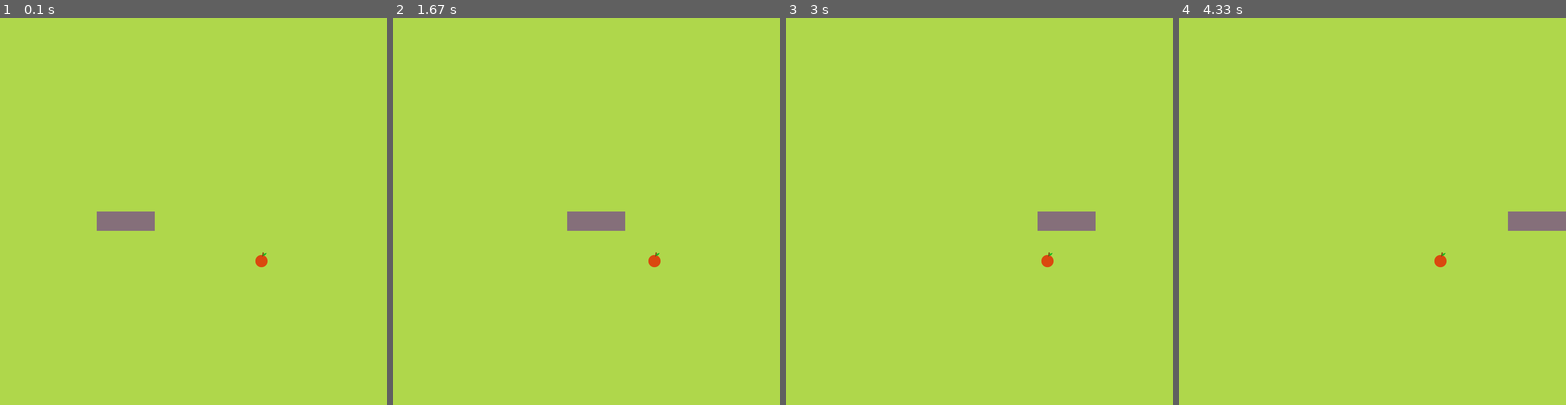
Above: before the commit, frames 1-4 (left to right).
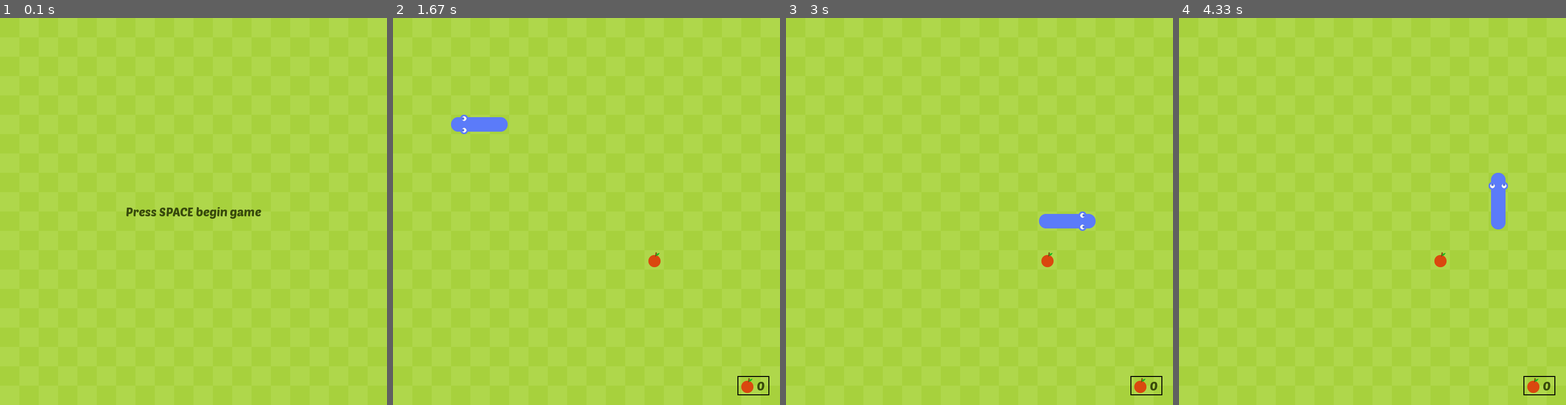
Above: after the commit, the same moments.

Repository: idloneal/pygame
Game: pygame game, started from 学习/221208贪吃蛇/贪吃蛇.py
Same seed, same stepped clock (60 frames per second), same inputs: the game is played once before the commit and once after it.
Inputs:
- Up to frame 1 (0.1 s): no input
- Up to frame 2 (1.67 s): tap Space at 0.33, 1.4 s; tap W at 0.67 s; tap A at 1 s; hold Right from 1.33 s (still down)
- Up to frame 3 (3 s): tap Space at 1.7, 1.9, 2.2, 2.4, 2.7 s; release Right at 1.8 s; hold W 1.83-2.3 s
- Up to frame 4 (4.33 s): tap Space at 3.47, 3.8, 4.1, 4.23 s; hold A 3.73-4.13 s; hold Up from 4.17 s (still down)

The runs differ from the first frame. In frame 1, 1.2% of the frame differs, in the area x 25-70%, y 48-65%; in frame 2, 1.5%, in the area x 15-98%, y 25-98%; in frame 3, 0.9%; in frame 4, 1.5%.

Commit message:
贪吃蛇

Diff:
--- a/学习/221208贪吃蛇/贪吃蛇.py
+++ b/学习/221208贪吃蛇/贪吃蛇.py
@@ -1,3 +1,4 @@
+import os
 import sys
 import pygame
 import random
@@ -7,15 +8,79 @@
 class SNAKE:
     def __init__(self):
         self.body = [Vector2(7, 10), Vector2(6, 10), Vector2(5, 10)]
-        self.direction = Vector2(1, 0)
+        self.direction = Vector2(0, 0)
         self.new_block = False
+        self.tail = 'tail_right'
+
+        # 增加可读性
+        self.up = Vector2(0, -1)
+        self.down = Vector2(0, 1)
+        self.left = Vector2(-1, 0)
+        self.right = Vector2(1, 0)
+
+        # 导入图片
+        self.IMAGES = {}
+        for image in os.listdir('Graphics'):
+            name, extension = os.path.splitext(image)
+            path = os.path.join('Graphics', image)
+            self.IMAGES[name] = pygame.image.load(path).convert_alpha()
+
+        self.crunch_sound = pygame.mixer.Sound('Sound/crunch.wav')
 
     def draw_snake(self):
-        for block in self.body:
+        self.update_tail_graphics()
+
+        for index, block in enumerate(self.body):
             pos_x = int(block.x * cell_size)
             pos_y = int(block.y * cell_size)
             block_rect = pygame.Rect(pos_x, pos_y, cell_size, cell_size)
-            pygame.draw.rect(screen, (133, 111, 122), block_rect)
+
+            # 蛇的图片加载
+            if index == 0:  # 蛇头根据下次行进反向改变
+                if self.direction == self.up:
+                    screen.blit(self.IMAGES['head_up'], block_rect)
+                if self.direction == self.down:
+                    screen.blit(self.IMAGES['head_down'], block_rect)
+                if self.direction == self.left:
+                    screen.blit(self.IMAGES['head_left'], block_rect)
+                if self.direction == self.right:
+                    screen.blit(self.IMAGES['head_right'], block_rect)
+            elif index == len(self.body) - 1:
+                screen.blit(self.IMAGES[self.tail], block_rect)
+            else:
+                previous_block = self.body[index - 1] - block
+                next_block = block - self.body[index + 1]
+                bodies = 'body_horizontal'
+                if next_block == self.up and previous_block == self.left or \
+                        next_block == self.right and previous_block == self.down:
+                    bodies = 'body_bl'
+                if next_block == self.up and previous_block == self.right or \
+                        next_block == self.left and previous_block == self.down:
+                    bodies = 'body_br'
+                if next_block == self.left and previous_block == self.right or \
+                        next_block == self.right and previous_block == self.left:
+                    bodies = 'body_horizontal'
+                if next_block == self.up and previous_block == self.up or \
+                        next_block == self.down and previous_block == self.down:
+                    bodies = 'body_vertical'
+                if next_block == self.right and previous_block == self.up or \
+                        next_block == self.down and previous_block == self.left:
+                    bodies = 'body_tl'
+                if next_block == self.down and previous_block == self.right or \
+                        next_block == self.left and previous_block == self.up:
+                    bodies = 'body_tr'
+                screen.blit(self.IMAGES[bodies], block_rect)
+
+    def update_tail_graphics(self):
+        temp = self.body[-2] - self.body[-1]
+        if temp == self.up:
+            self.tail = 'tail_up'
+        if temp == self.down:
+            self.tail = 'tail_down'
+        if temp == self.left:
+            self.tail = 'tail_left'
+        if temp == self.right:
+            self.tail = 'tail_right'
 
     def move_snake(self):
         if not self.new_block:
@@ -25,6 +90,13 @@
 
     def add_block(self):
         self.new_block = True
+        self.crunch_sound.play()
+
+    def reset(self):
+        global direction, change_direction
+        self.body = [Vector2(7, 10), Vector2(6, 10), Vector2(5, 10)]
+        direction = 'RIGHT'
+        change_direction = 'RIGHT'
 
 
 class FRUIT:
@@ -38,12 +110,12 @@
         rect = pygame.Rect(self.pos.x * cell_size, self.pos.y * cell_size, cell_size, cell_size)
         screen.blit(self.image, rect)
 
-
     def randomize(self, snake):
         self.x = random.randint(0, cell_number - 1)
         self.y = random.randint(0, cell_number - 1)
         self.pos = Vector2(self.x, self.y)
-        for block in snake.body:
+        # 禁止水果出现在身体的位置
+        for block in snake.body[1:]:
             if block == self.pos:
                 self.randomize(snake)
 
@@ -56,6 +128,7 @@
     def draw_elements(self):
         self.fruit.draw_fruit()
         self.snake.draw_snake()
+        self.draw_score()
 
     def check_collision(self):
         if self.fruit.pos == self.snake.body[0]:
@@ -66,35 +139,57 @@
         # 检查是否碰到墙壁
         if not 0 <= self.snake.body[0].x <= cell_number - 1 or \
                 not 0 <= self.snake.body[0].y <= cell_number - 1:
-            self.game_over()
+            return False
 
         # 检查是否和身体碰撞
         for block in self.snake.body[1:]:
             if block == self.snake.body[0]:
-                self.game_over()
+                return False
+            else:
+                return True
 
     def game_over(self):
-        pygame.quit()
-        sys.exit()
+        score = len(self.snake.body) - 3
+        game_over_surf = game_font.render('Press SPACE begin game', True, (56, 74, 12))
+        game_over_rect = game_over_surf.get_rect(center=(400, 400))
+        if score:
+            score_surf = game_font.render('you score:%d' % score, True, (56, 74, 12))
+            score_rect = score_surf.get_rect(center=(400, 300))
+            screen.blit(score_surf, score_rect)
+            game_over_surf = game_font.render('Press SPACE restart game', True, (56, 74, 12))
+            game_over_rect = game_over_surf.get_rect(center=(400, 450))
+        screen.blit(game_over_surf, game_over_rect)
+
+    def draw_score(self):
+        score_text = str(len(self.snake.body) - 3)
+        score_surf = game_font.render(score_text, True, (56, 74, 12))
+        score_x = int(cell_size * cell_number) - 40
+        score_y = int(cell_size * cell_number) - 40
+        screen_rect = score_surf.get_rect(center=(score_x, score_y))
+        apple_rect = self.fruit.image.get_rect(midright=(screen_rect.left, screen_rect.centery))
+        bg_rect = pygame.Rect(apple_rect.left, apple_rect.top,
+                              apple_rect.w + screen_rect.w + 10, apple_rect.h)
+
+        pygame.draw.rect(screen, 'black', bg_rect, 2)
+        screen.blit(self.fruit.image, apple_rect)
+        screen.blit(score_surf, screen_rect)
 
     def update(self):
         self.snake.move_snake()
         self.check_collision()
-        self.check_fail()
-        print(len(self.snake.body))
-
-def changeDricetion(change_direction):
+
+
+def re_direction(temp_direction):
     global direction
     # 判断和上次行动时反向是否相反
-    if change_direction == 'UP' and direction != 'DOWN':
-        direction = change_direction
-    if change_direction == 'DOWN' and direction != 'UP':
-        direction = change_direction
-    if change_direction == 'LEFT' and direction != 'RIGHT':
-        direction = change_direction
-    if change_direction == 'RIGHT' and direction != 'LEFT':
-        direction = change_direction
-
+    if temp_direction == 'UP' and direction != 'DOWN':
+        direction = temp_direction
+    if temp_direction == 'DOWN' and direction != 'UP':
+        direction = temp_direction
+    if temp_direction == 'LEFT' and direction != 'RIGHT':
+        direction = temp_direction
+    if temp_direction == 'RIGHT' and direction != 'LEFT':
+        direction = temp_direction
 
     if direction == 'UP':
         main_game.snake.direction = Vector2(0, -1)
@@ -106,44 +201,68 @@
         main_game.snake.direction = Vector2(-1, 0)
 
 
+def draw_grass():
+    grass_color = (167, 209, 61)
+
+    for col_x in range(0, cell_number, 2):
+        for col_y in range(0, cell_number, 2):
+            grass_rect = pygame.Rect(col_x * cell_size, col_y * cell_size, cell_size, cell_size)
+            pygame.draw.rect(screen, grass_color, grass_rect)
+    for col_x in range(1, cell_number, 2):
+        for col_y in range(1, cell_number, 2):
+            grass_rect = pygame.Rect(col_x * cell_size, col_y * cell_size, cell_size, cell_size)
+            pygame.draw.rect(screen, grass_color, grass_rect)
+
+
 pygame.init()
+pygame.mixer.pre_init(44100, -16, 2, 512)
 cell_size = 40
 cell_number = 20
 bg_size = (cell_size * cell_number, cell_size * cell_number)
 screen = pygame.display.set_mode(bg_size)
 clock = pygame.time.Clock()
 
-level = 1
-snake_speed = int(1000 / (level+2))
-
-main_game = MAIN()
+game_font = pygame.font.Font('Font/PoetsenOne-Regular.ttf', 25)
+
+game_active = False
 
 SCREEN_UPDATE = pygame.USEREVENT
-pygame.time.set_timer(SCREEN_UPDATE, snake_speed)  # 移动速度
+pygame.time.set_timer(SCREEN_UPDATE, int(1000 / 13))  # 移动速度
 
 direction = 'RIGHT'
 change_direction = 'RIGHT'
+
+main_game = MAIN()
 
 while True:
     for event in pygame.event.get():
         if event.type == pygame.QUIT:
             pygame.quit()
             sys.exit()
-        if event.type == pygame.KEYDOWN:
-            if event.key == pygame.K_UP or event.type == pygame.K_w:
-                change_direction = 'UP'
-            if event.key == pygame.K_DOWN or event.type == pygame.K_s:
-                change_direction = 'DOWN'
-            if event.key == pygame.K_LEFT or event.type == pygame.K_a:
-                change_direction = 'LEFT'
-            if event.key == pygame.K_RIGHT or event.type == pygame.K_d:
-                change_direction = 'RIGHT'
-        if event.type == SCREEN_UPDATE:
-            changeDricetion(change_direction)
-            main_game.update()
-
-
+        if game_active:
+            if event.type == pygame.KEYDOWN:
+                if event.key == pygame.K_UP or event.key == pygame.K_w:
+                    change_direction = 'UP'
+                if event.key == pygame.K_DOWN or event.key == pygame.K_s:
+                    change_direction = 'DOWN'
+                if event.key == pygame.K_LEFT or event.key == pygame.K_a:
+                    change_direction = 'LEFT'
+                if event.key == pygame.K_RIGHT or event.key == pygame.K_d:
+                    change_direction = 'RIGHT'
+            if event.type == SCREEN_UPDATE:
+                re_direction(change_direction)
+                main_game.update()
+        else:
+            if event.type == pygame.KEYDOWN:
+                if event.key == pygame.K_SPACE:
+                    game_active = True
+                    main_game.snake.reset()
     screen.fill(pygame.Color(175, 215, 75))
-    main_game.draw_elements()
+    draw_grass()
+    if game_active:
+        main_game.draw_elements()
+        game_active = main_game.check_fail()
+    else:
+        main_game.game_over()
     pygame.display.update()
     clock.tick(60)
Binary file changed: 学习/221208贪吃蛇/Graphics/tail_down.png
Binary file changed: 学习/221208贪吃蛇/Graphics/tail_left.png
Binary file changed: 学习/221208贪吃蛇/Graphics/tail_right.png
Binary file changed: 学习/221208贪吃蛇/Graphics/tail_up.png
Binary file added: 学习/221208贪吃蛇/贪吃蛇.png
Not shown, added: 学习/221208贪吃蛇/REDEME.md
